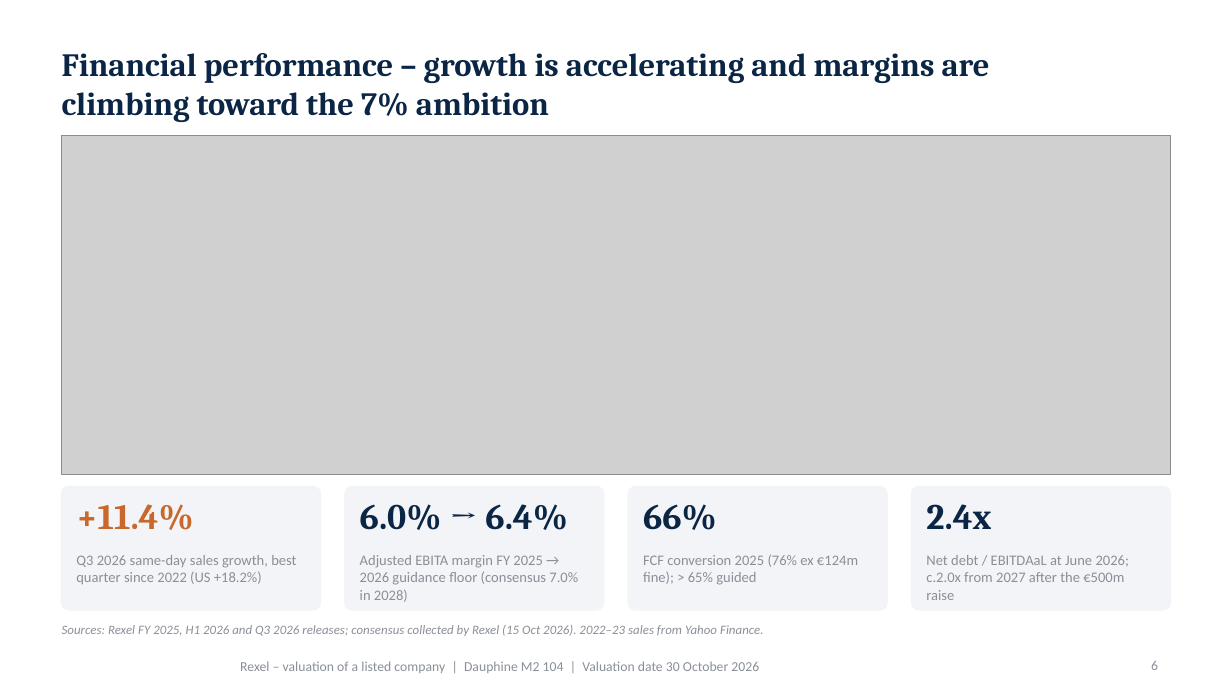
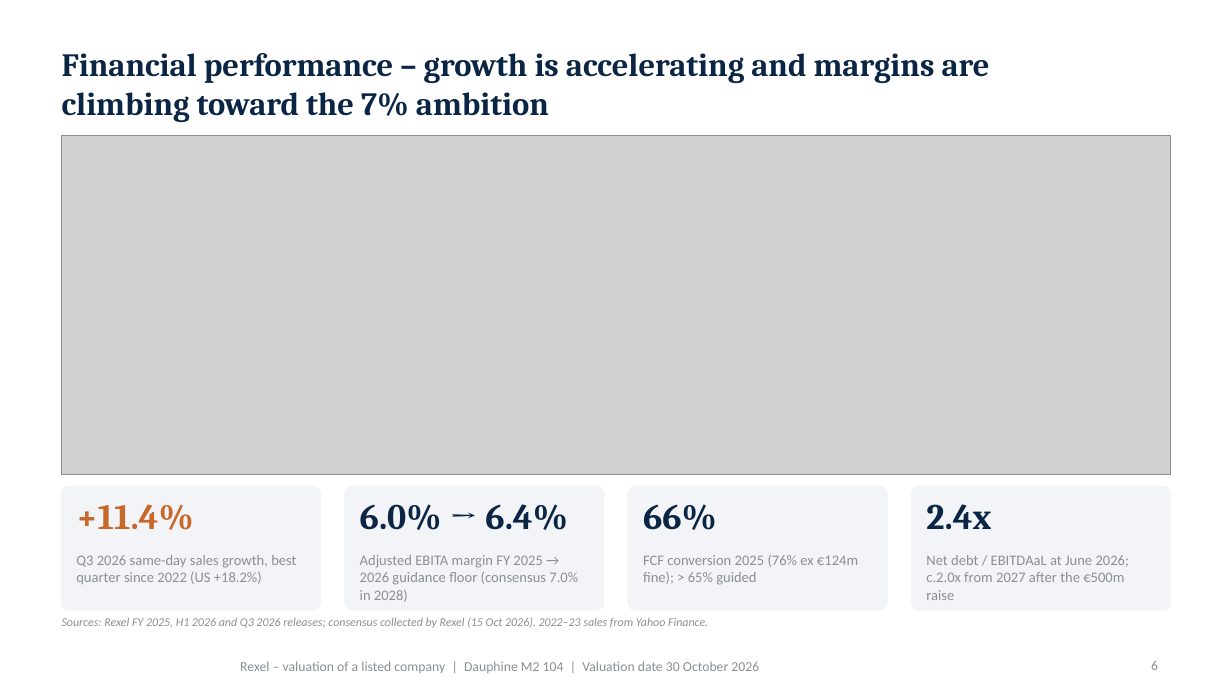
Before and after one commit to marwanferreira/rexel-valuation, a slide deck: slide 6 of Rexel valuation - deck.pptx. Drawn at 1232x693 pixels with LibreOffice and Linux fonts; fonts in the diff are those of the drawing; grey boxes stand for pictures; background and template pictures are left out. Boxes give left, top, right and bottom in pixels: in the first picture for what was removed or moved away, otherwise in the second. Text is boxed around its words. In the diff, an @@ line names an element or a change of style, - is before the commit and + after.

```diff
--- a/Rexel valuation - deck.pptx
+++ b/Rexel valuation - deck.pptx
@@ text "Sources: Rexel FY 2025, H1 ...": place and size @@
-text "Sources: Rexel FY 2025, H1 ..." at <box>62,625,764,636</box>
+text "Sources: Rexel FY 2025, H1 ..." at <box>62,617,708,628</box>
@@ text "Sources: Rexel FY 2025, H1 ..." at <box>62,617,708,628</box>: size 7.5 to 7 pt @@
```
Also in this commit, not shown: 12 other slides changed, 2 other files.
